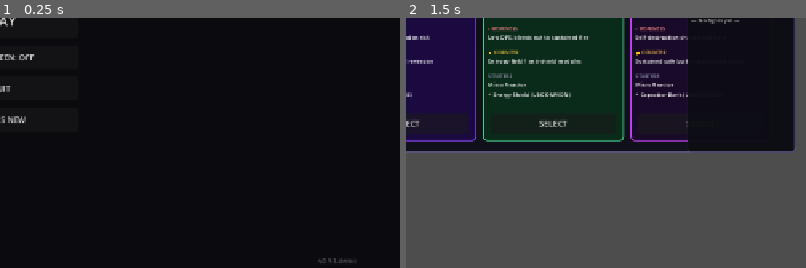
Above: before the commit, frames 1-2 (left to right).
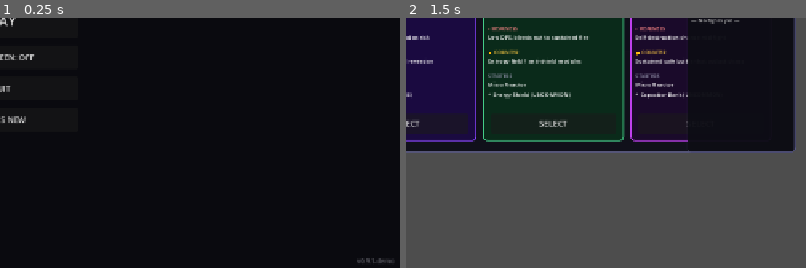
Above: after the commit, the same moments.

Repository: bbayram-l/ChroneForge-Arena
Game: Godot game, scene res://scenes/MainMenu.tscn
Two runs of this game, one before a commit and one after it. Both use one fixed random seed, a clock stepped at 60 frames per second and the inputs below.
Inputs:
- Up to frame 1 (0.25 s): no input
- Up to frame 2 (1.5 s): click "PLAY" at 0.5 s; click "READY" at 1.25 s
The pictures show only the part of the screen within x 50-100%, y 50-100%; the shares and areas given below are measured in that part.

The runs differ from the first frame. In frame 1, 0.2% of the frame differs, in the area x 79-99%, y 96-98%; in frame 2, nothing differs.

Commit message:
feat: automated release pipeline + dynamic version/changelog
PIPELINE (release.sh)
- Single command: ./release.sh [patch|minor|major]
- Bumps version.txt → runs git-cliff → generates patchnotes → commits + tags
  → Godot headless export → steamcmd upload (if STEAM_USER is set)

FILES
- version.txt            — single source of truth for version number
- cliff.toml             — git-cliff config (conventional commits → CHANGELOG.md)
- tools/generate_patchnotes.py — CHANGELOG.md → data/patchnotes.txt (BBCode)
- data/patchnotes.txt    — in-game patchnotes, read by MainMenu at runtime
- steam/app_build.vdf    — SteamPipe build config template (fill in AppID)
- steam/depot_build.vdf  — SteamPipe depot config template (fill in DepotID)

MAIN MENU
- Version label now reads version.txt at runtime (no hardcoded string)
- WHAT'S NEW overlay now reads data/patchnotes.txt at runtime
- Both files are updated automatically on each release.sh run

Co-Authored-By: Claude Sonnet 4.6 <noreply@anthropic.com>

Diff:
--- a/scripts/ui/MainMenu.gd
+++ b/scripts/ui/MainMenu.gd
@@ -74,11 +74,12 @@
 	log_btn.pressed.connect(_on_changelog_pressed.bind(canvas))
 	canvas.add_child(log_btn)
 
-	# Version label (bottom-right)
+	# Version label (bottom-right) — read from version.txt at runtime
 	var ver := Label.new()
-	ver.position = Vector2(1150.0, 782.0)
-	ver.size     = Vector2(120.0, 16.0)
-	ver.text     = "v0.9.1-demo"
+	ver.position = Vector2(1120.0, 782.0)
+	ver.size     = Vector2(150.0, 16.0)
+	ver.text     = "v%s-demo" % _read_version()
+	ver.horizontal_alignment = HORIZONTAL_ALIGNMENT_RIGHT
 	ver.add_theme_font_size_override("font_size", 10)
 	ver.modulate = Color(0.35, 0.35, 0.38)
 	canvas.add_child(ver)
@@ -169,99 +170,23 @@
 	close_btn.pressed.connect(func() -> void: _changelog_overlay.visible = false)
 	panel.add_child(close_btn)
 
+## Read version.txt shipped with the game. Falls back to "?" if missing.
+func _read_version() -> String:
+	const PATH := "res://version.txt"
+	if not FileAccess.file_exists(PATH):
+		return "?"
+	var f := FileAccess.open(PATH, FileAccess.READ)
+	var v := f.get_as_text().strip_edges()
+	f.close()
+	return v
+
+## Read data/patchnotes.txt (BBCode, generated by release.sh from CHANGELOG.md).
+## Falls back to a short error message so the overlay always opens cleanly.
 func _changelog_text() -> String:
-	return (
-"""[color=#e8941f][b]v0.9.1 — Balance Pass[/b][/color]  [color=#666677]2026-03-06[/color]
-[color=#888899]Temporal stack nerfs — fights now last long enough for all five systems to matter.[/color]
-
-[color=#ffdd88]Balance[/color]
-• [b]Pre-Fire Snapshot[/b] — shots deal [b]0.8×[/b] damage (unguided opening volley).
-  No longer benefits from Timeline Split; they are now distinct mechanics.
-• [b]Timeline Split[/b] — multiplier reduced [b]2.0× → 1.5×[/b].
-  Still a decisive opener; no longer an instant-kill on late-game enemies.
-• [b]Entropy Field[/b] — damage floor raised [b]0.3× → 0.5×[/b] (max −50%, was −70%).
-  Tick interval slowed [b]1.0s → 1.5s[/b]; only dominant in extended fights.
-• [b]Temporal Pre-load[/b] — combat starts with [b]5 × temporal_count[/b] paradox.
-  A 6-Temporal build begins at 30/100 so the meta tax bites from tick 1.
-• [b]joint_lock[/b] — now consumed on absorption. Was absorbing unlimited overloads for free.
-
-[color=#ffdd88]Synergies Now Active in Combat[/color]
-• [b]Overcharge[/b] (POWER + WEAPON) — +8% weapon damage
-• [b]Heat Sink[/b] (THERMAL + WEAPON) — −30% heat generated per shot
-• [b]Fortress[/b] (STRUCTURAL + DEFENSE) — +15% starting HP
-• [b]Echo Shot[/b] (TEMPORAL + WEAPON) — 5% chance to re-fire at full damage
-• [b]Targeting[/b] (AI + WEAPON) — −5% accuracy penalty
-• [b]Flux[/b] (POWER + TEMPORAL) — −10% paradox gain rate
-
-
-[color=#e8941f][b]v0.9.0 — Month 9: Steam Demo Prep[/b][/color]  [color=#666677]2026-03-06[/color]
-[color=#888899]Archetypes, combat replay, status keywords, UI polish, 7-card shop.[/color]
-
-[color=#ffdd88]Five Archetypes[/color]
-Choose your identity before the run. Each has a unique passive, starter module, strength, weakness, and counter.
-• [b]Recoil Berserker[/b] — +25% damage; double recoil (accuracy degrades with every shot). Starter: Railgun.
-• [b]Thermal Overdrive[/b] — +25% damage while quadrant heat ≥ 50. Starter: Plasma Saw.
-• [b]Temporal Assassin[/b] — temporal weapons fire 15% faster. Starter: Pre-Fire Snapshot.
-• [b]Fortress Stabilizer[/b] — shields +25%; gyro_stabilizer torque reduction doubled. Starter: Energy Shield.
-• [b]Paradox Gambler[/b] — +30% damage when paradox > 80. Starter: Capacitor Bank.
-
-[color=#ffdd88]Combat Replay[/color]
-After every fight a [b]▶ REPLAY FIGHT[/b] button appears on the results panel.
-• Plays back at 10 ticks/sec — toggle [b]2× speed[/b] any time.
-• Live HP, shield, and paradox bars update each tick.
-• Keyword badges show [b]BURN / CRACK / OVERCHARGE[/b] stacks as they accumulate.
-• Rolling event feed: shots, dodges, overloads, EMP locks, reflects, vents.
-• Pre-fire wins show [b]PRE-FIRE WIN[/b] with all opening-volley events.
-
-[color=#ffdd88]Status Keywords[/color]
-• [b]BURN[/b] — heat-generating weapons apply DoT stacks (0.5 HP/tick per stack).
-  Decays 2 stacks/s per active THERMAL module. Overdrive Vent clears all Burn.
-• [b]CRACK[/b] — high-recoil shots stress the shooter's frame (+2% acc penalty per stack).
-  Decays via Blast Plating (1 stack every 2s).
-• [b]OVERCHARGE[/b] — power surplus > 1.1× reduces your paradox gain by 10% per tick.
-
-[color=#ffdd88]UI & Gameplay[/color]
-• Resolution 1280×720 → [b]1280×800[/b].  Fullscreen toggle fixed on Windows 11.
-• [b]7-card shop[/b] (was 5).  Purchased cards disappear immediately.
-• Post-battle results panel with outcome, HP remaining, and notable events.
-• Combat log moved to a right sidebar — no longer overlaps the enemy grid.
-• HUD: heat-per-quadrant bars (TL/TR/BL/BR) and paradox-rate meter.
-• Shop cards show category badge + synergy hint when a card would activate a synergy.
-• Grid overlay draws coloured synergy borders on active cells.
-
-
-[color=#e8941f][b]v0.8.0 — Month 8[/b][/color]
-• Main menu, fullscreen toggle, version label.
-
-
-[color=#e8941f][b]v0.7.0 — Month 7[/b][/color]
-• Disabled-module darkened visual.  Hover tooltip with full stats.
-• Post-fight combat log (last 7 events).
-
-
-[color=#e8941f][b]v0.6.0 — Month 6[/b][/color]
-• [b]60 modules[/b] total (up from 36).  repair_drone, targeting_jammer wired.
-• Ghost ladder: 30% chance to replay a previous human opponent each round.
-
-
-[color=#e8941f][b]v0.5.0 — Month 5[/b][/color]
-• Module upgrades ★1 → ★2 → ★3.  Sell refund includes upgrade investment.
-
-
-[color=#e8941f][b]v0.4.0 — Month 4[/b][/color]
-• 3 player lives.  Run-over screen.  REROLL / SELL buttons.  Draw outcome.
-
-
-[color=#e8941f][b]v0.3.0 — Month 3[/b][/color]
-• All special module effects wired (emp_burst, reactive_armor, reflective_field,
-  future_sight, pre_fire_snapshot, rewind_shield, overdrive_vent, timeline_split,
-  entropy_field, capacitor_bank, gyro_stabilizer, shock_bracing, power_router).
-
-
-[color=#e8941f][b]v0.2.0 — Month 2[/b][/color]
-• Visual grid, click-to-place shop, enemy generator, HUD, torque visualiser.
-
-
-[color=#e8941f][b]v0.1.0 — Month 1[/b][/color]
-• Core engine: grid, power, heat, physics, paradox, combat, shop, economy."""
-	)
+	const PATH := "res://data/patchnotes.txt"
+	if not FileAccess.file_exists(PATH):
+		return "[color=#888]Patch notes not found.\nRun tools/generate_patchnotes.py to generate data/patchnotes.txt.[/color]"
+	var f := FileAccess.open(PATH, FileAccess.READ)
+	var text := f.get_as_text()
+	f.close()
+	return text
Not shown, added: data/patchnotes.txt
Not shown, added: version.txt
Not shown, added: cliff.toml
Not shown, added: release.sh
Not shown, added: steam/app_build.vdf
Not shown, added: steam/depot_build.vdf
Not shown, added: tools/generate_patchnotes.py
